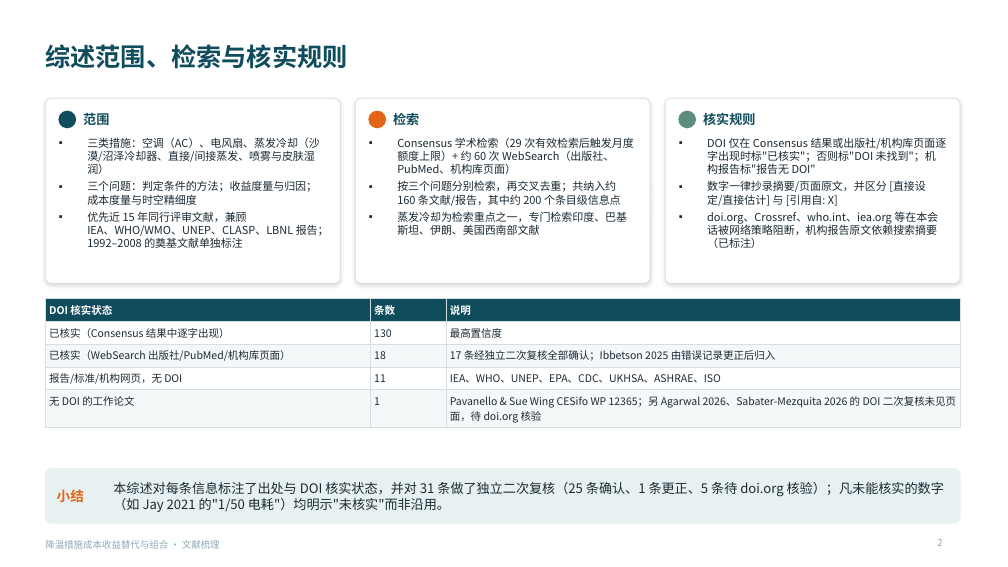
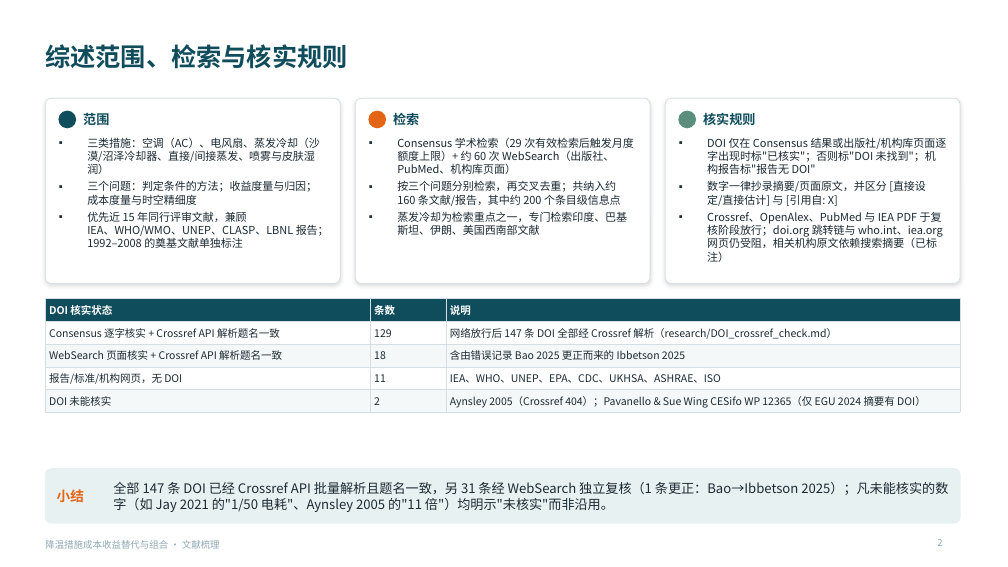
Before and after one commit to BoBoOrangeBIT/climate-paper6, a slide deck: slide 2 of lit_review_cooling/降温措施成本收益替代与组合_文献梳理.pptx. Drawn at 1008x567 pixels with LibreOffice and Linux fonts; fonts in the diff are those of the drawing. Boxes give left, top, right and bottom in pixels: in the first picture for what was removed or moved away, otherwise in the second. Text is boxed around its words. In the diff, an @@ line names an element or a change of style, - is before the commit and + after.

```diff
--- a/lit_review_cooling/降温措施成本收益替代与组合_文献梳理.pptx
+++ b/lit_review_cooling/降温措施成本收益替代与组合_文献梳理.pptx
@@ text at (707,212,943,262): text changed @@
-▪ doi.org、Crossref、who.int、iea.org 等在本会话被网络策略阻断，机构报告原文依赖搜索摘要（已标注）
+▪ Crossref、OpenAlex、PubMed 与 IEA PDF 于复核阶段放行；doi.org 跳转链与 who.int、iea.org 网页仍受阻，相关机构原文依赖搜索摘要（已标注）
@@ table at (45,299,960,412) @@
-row 2: 已核实（Consensus 结果中逐字出现） | 130 | 最高置信度
+row 2: Consensus 逐字核实 + Crossref API 解析题名一致 | 129 | 网络放行后 147 条 DOI 全部经 Crossref 解析（research/DOI_crossref_check.md）
-row 3, column 1: 已核实（WebSearch 出版社/PubMed/机构库页面）
+row 3, column 1: WebSearch 页面核实 + Crossref API 解析题名一致
-row 3, column 3: 17 条经独立二次复核全部确认；Ibbetson 2025 由错误记录更正后归入
+row 3, column 3: 含由错误记录 Bao 2025 更正而来的 Ibbetson 2025
-row 5: 无 DOI 的工作论文 | 1 | Pavanello & Sue Wing CESifo WP 12365；另 Agarwal 2026、Sabater-Mezquita 2026 的 DOI 二次复核未见页面，待 doi.org 核验
+row 5: DOI 未能核实 | 2 | Aynsley 2005（Crossref 404）；Pavanello & Sue Wing CESifo WP 12365（仅 EGU 2024 摘要有 DOI）
@@ text at (113,482,948,512): text changed @@
-本综述对每条信息标注了出处与 DOI 核实状态，并对 31 条做了独立二次复核（25 条确认、1 条更正、5 条待 doi.org 核验）；凡未能核实的数字（如 Jay 2021 的"1/50 电耗"）均明示"未核实"而非沿用。
+全部 147 条 DOI 已经 Crossref API 批量解析且题名一致，另 31 条经 WebSearch 独立复核（1 条更正：Bao→Ibbetson 2025）；凡未能核实的数字（如 Jay 2021 的"1/50 电耗"、Aynsley 2005 的"11 倍"）均明示"未核实"而非沿用。
```
Also in this commit, not shown: 12 other slides changed, 10 other files.
